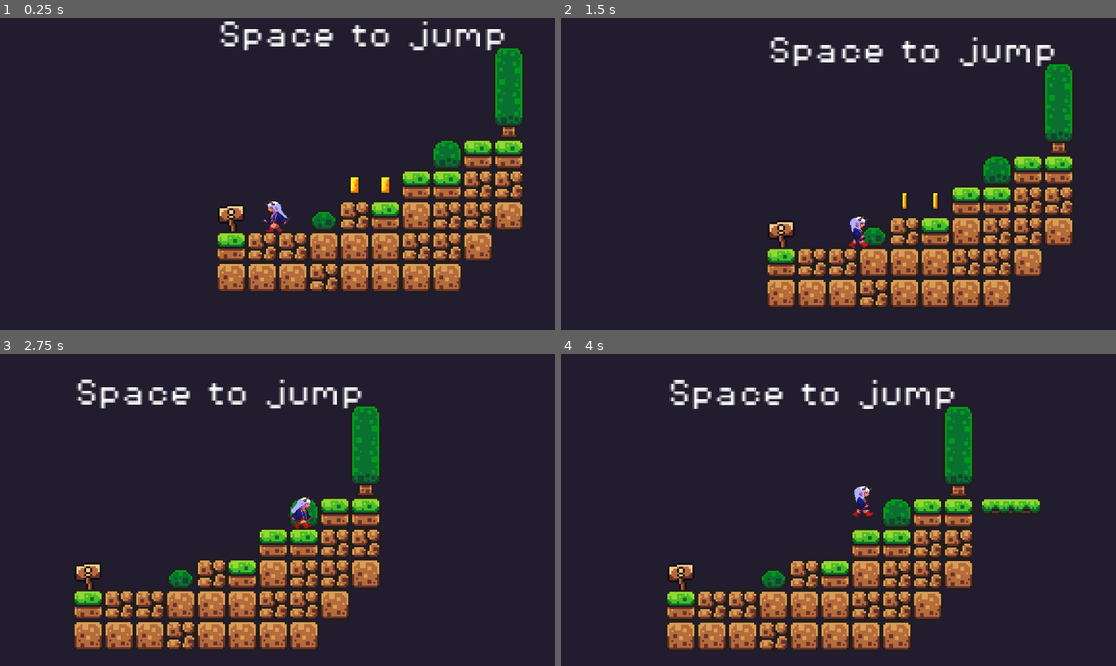
Above: before the commit, frames 1-4 (two rows, left to right).
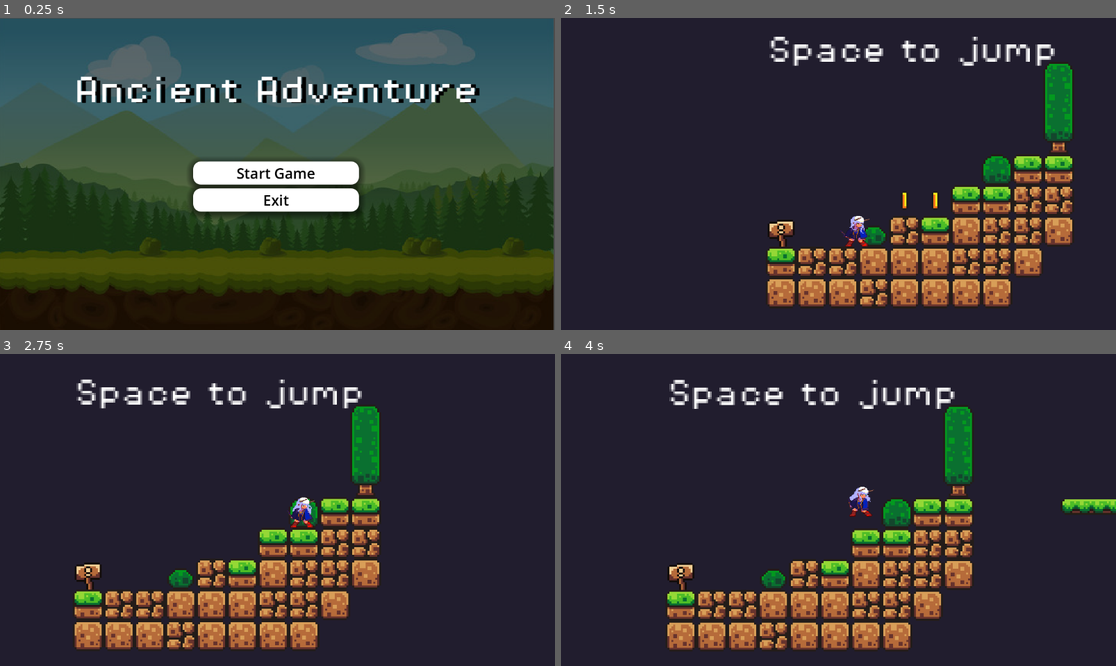
Above: after the commit, the same moments.

Repository: tanmay-19-cris/Ancient-egypt
Game: Godot game, scene res://Animation1.tscn
The game is run twice, just before and just after one commit, with the same random seed, the same clock (stepped at 60 frames per second) and the same inputs. Before the commit the project starts from res://scene/main.tscn.
Inputs (mouse positions are in pixels of both pictures, inside the frame that each line leads up to):
- Up to frame 1 (0.25 s): no input
- Up to frame 2 (1.5 s): click (838, 174) at 0.5 s, where only the run after the commit has a clickable "Start Game"; tap Enter (ui_accept) at 1.25 s; hold Right (move_right) from 1.28 s (still down); tap Alt at 1.35 s
- Up to frame 3 (2.75 s): keep holding Right (move_right); tap Space (jump) at 1.52, 2.27 s; tap Shift at 2.1 s
- Up to frame 4 (4 s): release Right (move_right) at 2.78 s; hold Left (move_left) 2.78-3.53 s; tap Alt at 2.85 s; hold Right (move_right) from 3.53 s (still down); tap Shift at 3.6 s; tap Space (jump) at 3.77 s

The runs differ from the first frame. In frame 1, 98% of the frame differs, in the area x 0-100%, y 0-100%; in frame 2, 3.0%; in frame 3, 0.3%; in frame 4, 1.1%.

Commit message:
Extended map

Diff:
--- a/project.godot
+++ b/project.godot
@@ -11,7 +11,7 @@
 [application]
 
 config/name="Ancient Adventure"
-run/main_scene="uid://dwekrgw1vpwr7"
+run/main_scene="uid://dkodlugqtw3xm"
 config/features=PackedStringArray("4.5", "Forward Plus")
 config/icon="res://icon.svg"
 
--- a/scene/Skeleton.tscn
+++ b/scene/Skeleton.tscn
@@ -86,7 +86,7 @@
 radius = 3.0
 height = 12.0
 
-[node name="Node2D" type="Node2D"]
+[node name="enemy" type="Node2D"]
 script = ExtResource("1_h5urj")
 
 [node name="AnimatedSprite2D" type="AnimatedSprite2D" parent="."]
--- a/scene/player.tscn
+++ b/scene/player.tscn
@@ -1,104 +1,7 @@
-[gd_scene load_steps=40 format=3 uid="uid://djmdotaurmm5w"]
+[gd_scene load_steps=15 format=3 uid="uid://djmdotaurmm5w"]
 
 [ext_resource type="Script" uid="uid://dvrorojctf2ft" path="res://scene/Scripts/player.gd" id="1_hjaqi"]
 [ext_resource type="Texture2D" uid="uid://bp0v4vqrxk5lo" path="res://Assets/Platformer - desert/character/idle/sprite sheets/idle.png" id="1_xo3ru"]
-[ext_resource type="Texture2D" uid="uid://ceccos10tepm8" path="res://Assets/Platformer - desert/character/walk/sprite sheets/walk.png" id="3_fvtld"]
-
-[sub_resource type="AtlasTexture" id="AtlasTexture_dk1vr"]
-atlas = ExtResource("3_fvtld")
-region = Rect2(0, 0, 45, 58)
-
-[sub_resource type="AtlasTexture" id="AtlasTexture_34jf3"]
-atlas = ExtResource("3_fvtld")
-region = Rect2(45, 0, 45, 58)
-
-[sub_resource type="AtlasTexture" id="AtlasTexture_u7b46"]
-atlas = ExtResource("3_fvtld")
-region = Rect2(90, 0, 45, 58)
-
-[sub_resource type="AtlasTexture" id="AtlasTexture_j4wxg"]
-atlas = ExtResource("3_fvtld")
-region = Rect2(135, 0, 45, 58)
-
-[sub_resource type="AtlasTexture" id="AtlasTexture_bup7g"]
-atlas = ExtResource("3_fvtld")
-region = Rect2(0, 58, 45, 58)
-
-[sub_resource type="AtlasTexture" id="AtlasTexture_4ja17"]
-atlas = ExtResource("3_fvtld")
-region = Rect2(45, 58, 45, 58)
-
-[sub_resource type="AtlasTexture" id="AtlasTexture_v4iqv"]
-atlas = ExtResource("3_fvtld")
-region = Rect2(90, 58, 45, 58)
-
-[sub_resource type="AtlasTexture" id="AtlasTexture_42h83"]
-atlas = ExtResource("3_fvtld")
-region = Rect2(135, 58, 45, 58)
-
-[sub_resource type="AtlasTexture" id="AtlasTexture_iuf2t"]
-atlas = ExtResource("3_fvtld")
-region = Rect2(0, 116, 45, 58)
-
-[sub_resource type="AtlasTexture" id="AtlasTexture_jrjdb"]
-atlas = ExtResource("3_fvtld")
-region = Rect2(45, 116, 45, 58)
-
-[sub_resource type="AtlasTexture" id="AtlasTexture_kk4ol"]
-atlas = ExtResource("3_fvtld")
-region = Rect2(90, 116, 45, 58)
-
-[sub_resource type="AtlasTexture" id="AtlasTexture_4reak"]
-atlas = ExtResource("3_fvtld")
-region = Rect2(135, 116, 45, 58)
-
-[sub_resource type="AtlasTexture" id="AtlasTexture_wt23p"]
-atlas = ExtResource("3_fvtld")
-region = Rect2(0, 174, 45, 58)
-
-[sub_resource type="AtlasTexture" id="AtlasTexture_k8m7u"]
-atlas = ExtResource("3_fvtld")
-region = Rect2(45, 174, 45, 58)
-
-[sub_resource type="AtlasTexture" id="AtlasTexture_qucqc"]
-atlas = ExtResource("3_fvtld")
-region = Rect2(90, 174, 45, 58)
-
-[sub_resource type="AtlasTexture" id="AtlasTexture_xsw3c"]
-atlas = ExtResource("3_fvtld")
-region = Rect2(135, 174, 45, 58)
-
-[sub_resource type="AtlasTexture" id="AtlasTexture_l1uwf"]
-atlas = ExtResource("3_fvtld")
-region = Rect2(0, 232, 45, 58)
-
-[sub_resource type="AtlasTexture" id="AtlasTexture_8ie14"]
-atlas = ExtResource("3_fvtld")
-region = Rect2(45, 232, 45, 58)
-
-[sub_resource type="AtlasTexture" id="AtlasTexture_pk8el"]
-atlas = ExtResource("3_fvtld")
-region = Rect2(90, 232, 45, 58)
-
-[sub_resource type="AtlasTexture" id="AtlasTexture_3vgh4"]
-atlas = ExtResource("3_fvtld")
-region = Rect2(135, 232, 45, 58)
-
-[sub_resource type="AtlasTexture" id="AtlasTexture_h3knh"]
-atlas = ExtResource("3_fvtld")
-region = Rect2(0, 290, 45, 58)
-
-[sub_resource type="AtlasTexture" id="AtlasTexture_n3008"]
-atlas = ExtResource("3_fvtld")
-region = Rect2(45, 290, 45, 58)
-
-[sub_resource type="AtlasTexture" id="AtlasTexture_wpsxb"]
-atlas = ExtResource("3_fvtld")
-region = Rect2(90, 290, 45, 58)
-
-[sub_resource type="AtlasTexture" id="AtlasTexture_rt08c"]
-atlas = ExtResource("3_fvtld")
-region = Rect2(135, 290, 45, 58)
 
 [sub_resource type="AtlasTexture" id="AtlasTexture_hjaqi"]
 atlas = ExtResource("1_xo3ru")
@@ -142,83 +45,6 @@
 
 [sub_resource type="SpriteFrames" id="SpriteFrames_dk1vr"]
 animations = [{
-"frames": [{
-"duration": 1.0,
-"texture": SubResource("AtlasTexture_dk1vr")
-}, {
-"duration": 1.0,
-"texture": SubResource("AtlasTexture_34jf3")
-}, {
-"duration": 1.0,
-"texture": SubResource("AtlasTexture_u7b46")
-}, {
-"duration": 1.0,
-"texture": SubResource("AtlasTexture_j4wxg")
-}, {
-"duration": 1.0,
-"texture": SubResource("AtlasTexture_bup7g")
-}, {
-"duration": 1.0,
-"texture": SubResource("AtlasTexture_4ja17")
-}, {
-"duration": 1.0,
-"texture": SubResource("AtlasTexture_v4iqv")
-}, {
-"duration": 1.0,
-"texture": SubResource("AtlasTexture_42h83")
-}, {
-"duration": 1.0,
-"texture": SubResource("AtlasTexture_iuf2t")
-}, {
-"duration": 1.0,
-"texture": SubResource("AtlasTexture_jrjdb")
-}, {
-"duration": 1.0,
-"texture": SubResource("AtlasTexture_kk4ol")
-}, {
-"duration": 1.0,
-"texture": SubResource("AtlasTexture_4reak")
-}, {
-"duration": 1.0,
-"texture": SubResource("AtlasTexture_wt23p")
-}, {
-"duration": 1.0,
-"texture": SubResource("AtlasTexture_k8m7u")
-}, {
-"duration": 1.0,
-"texture": SubResource("AtlasTexture_qucqc")
-}, {
-"duration": 1.0,
-"texture": SubResource("AtlasTexture_xsw3c")
-}, {
-"duration": 1.0,
-"texture": SubResource("AtlasTexture_l1uwf")
-}, {
-"duration": 1.0,
-"texture": SubResource("AtlasTexture_8ie14")
-}, {
-"duration": 1.0,
-"texture": SubResource("AtlasTexture_pk8el")
-}, {
-"duration": 1.0,
-"texture": SubResource("AtlasTexture_3vgh4")
-}, {
-"duration": 1.0,
-"texture": SubResource("AtlasTexture_h3knh")
-}, {
-"duration": 1.0,
-"texture": SubResource("AtlasTexture_n3008")
-}, {
-"duration": 1.0,
-"texture": SubResource("AtlasTexture_wpsxb")
-}, {
-"duration": 1.0,
-"texture": SubResource("AtlasTexture_rt08c")
-}],
-"loop": true,
-"name": &"attack",
-"speed": 10.0
-}, {
 "frames": [{
 "duration": 1.0,
 "texture": SubResource("AtlasTexture_hjaqi")
@@ -267,8 +93,8 @@
 position = Vector2(-13.75, -47.125)
 scale = Vector2(0.33695653, 0.33181825)
 sprite_frames = SubResource("SpriteFrames_dk1vr")
-animation = &"attack"
-autoplay = "attack"
+animation = &"idle"
+autoplay = "idle"
 
 [node name="CollisionShape2D" type="CollisionShape2D" parent="."]
 position = Vector2(-15, -43)
